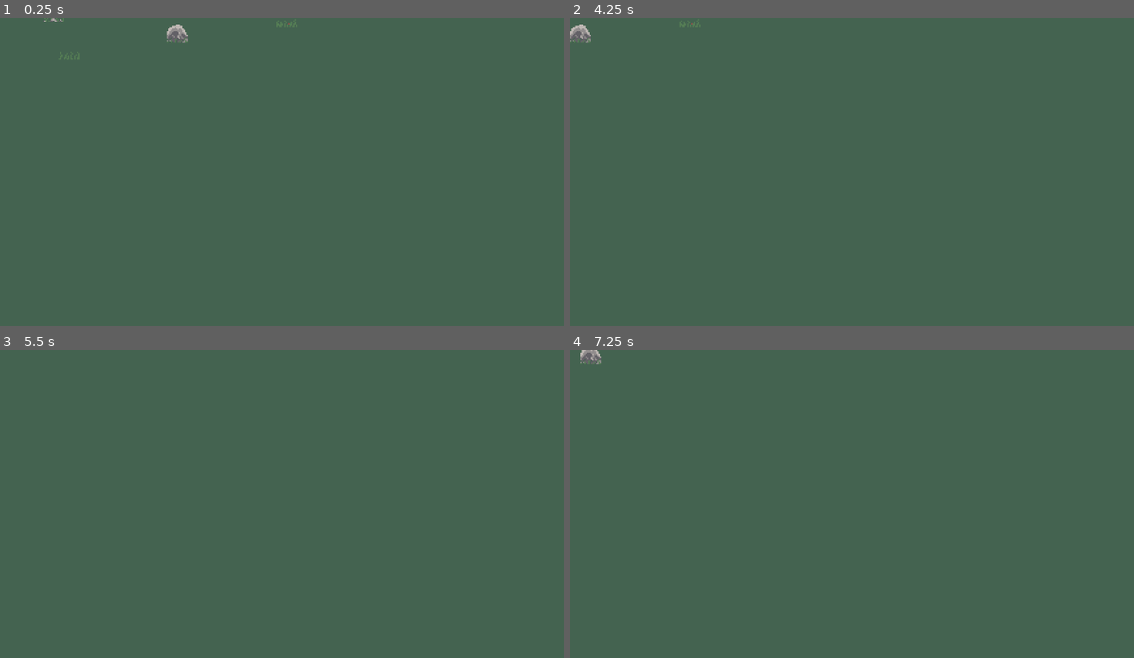
Above: before the commit, frames 1-4 (two rows, left to right).
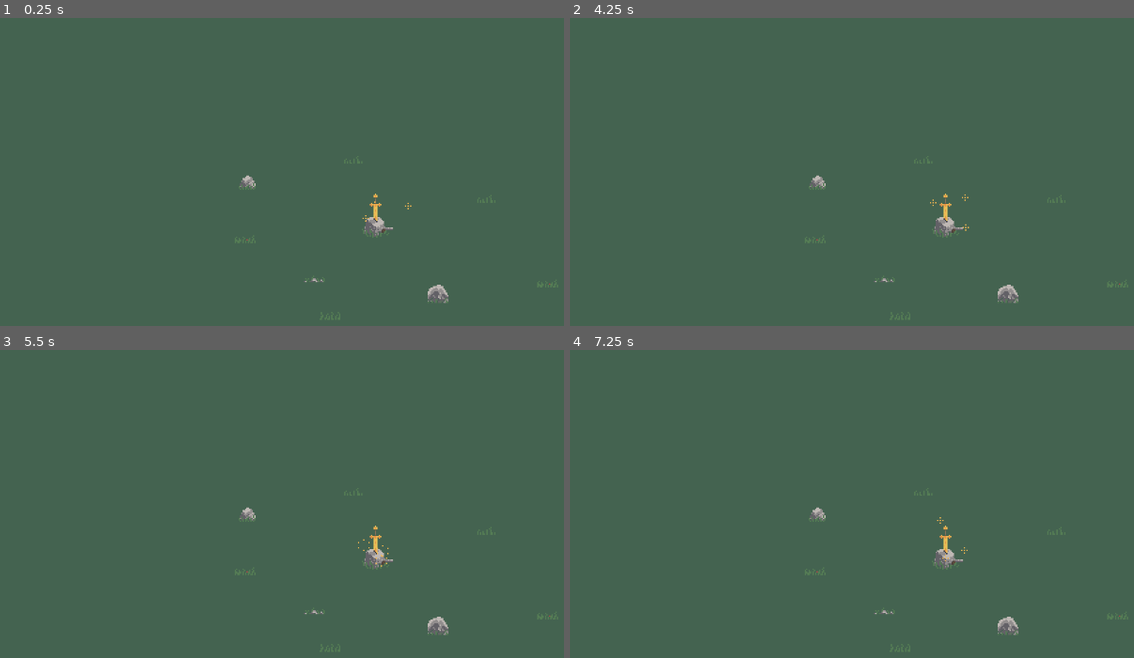
Above: after the commit, the same moments.

Repository: HedgeLizards/gobble
Game: Godot game, scene res://scenes/game.tscn
Same seed, same stepped clock (60 frames per second), same inputs: the game is played once before the commit and once after it. This scene is started directly instead of the project's main scene.
Inputs (mouse positions are in pixels of both pictures, inside the frame that each line leads up to):
- Up to frame 1 (0.25 s): no input
- Up to frame 2 (4.25 s): tap Enter at 0.5, 2.1, 2.75 s; move the mouse to (1111, 208) at 0.52 s; press the mouse at (1111, 208) at 0.53 s; hold D (east) 0.53-1.28 s; move the mouse to (795, 249) at 1.27 s; release the mouse at (795, 249) at 1.28 s; hold S (south) 1.28-2.03 s; click (795, 249) at 1.35 s; tap Space at 2, 3.5 s; move the mouse to (1021, 135) at 2.02 s; press the mouse at (1021, 135) at 2.03 s; hold D (east) 2.03-2.78 s; move the mouse to (908, 313) at 2.77 s; release the mouse at (908, 313) at 2.78 s; hold W (north) 2.78-3.53 s; click (908, 313) at 2.85 s; move the mouse to (outside the picture) at 3.52 s; press the mouse at (outside the picture) at 3.53 s; hold A (west) from 3.53 s (still down)
- Up to frame 3 (5.5 s): move the mouse to (152, 497) at 4.27 s; release the mouse at (152, 497) at 4.28 s; tap Enter at 4.35 s; click (152, 497) at 4.55 s; move the mouse to (411, 559) at 5.02 s; release A (west) at 5.03 s; press the mouse at (411, 559) at 5.03 s; hold S (south) from 5.03 s (still down)
- Up to frame 4 (7.25 s): tap Enter at 5.75, 6.6 s; move the mouse to (835, 454) at 5.77 s; release S (south) at 5.78 s; release the mouse at (835, 454) at 5.78 s; hold D (east) 5.78-6.53 s; click (835, 454) at 5.85 s; tap Space at 6.5 s; move the mouse to (1111, 540) at 6.52 s; press the mouse at (1111, 540) at 6.53 s; hold W (north) from 6.53 s (still down)

The runs differ from the first frame. In frame 1, 0.8% of the frame differs, in the area x 7-99%, y 0-98%; in frame 2, 0.8%; in frame 3, 0.6%; in frame 4, 0.8%.
Error after the commit: Parse Error: Preload file "res://scenes/bullet.tscn" does not exist. (res://scripts/me.gd:6)

Commit message:
player shoots bullets

Diff:
--- a/client/project.godot
+++ b/client/project.godot
@@ -55,6 +55,11 @@
 , Object(InputEventKey,"resource_local_to_scene":false,"resource_name":"","device":-1,"window_id":0,"alt_pressed":false …(186 unchanged characters)…
 ]
 }
+shoot={
+"deadzone": 0.5,
+"events": [Object(InputEventMouseButton,"resource_local_to_scene":false,"resource_name":"","device":-1,"window_id":0,"alt_pressed":false,"shift_pressed":false,"ctrl_pressed":false,"meta_pressed":false,"button_mask":1,"position":Vector2(164, 14),"global_position":Vector2(168, 55),"factor":1.0,"button_index":1,"canceled":false,"pressed":true,"double_click":false,"script":null)
+]
+}
 
 [logging]
 
--- a/client/scenes/game.tscn
+++ b/client/scenes/game.tscn
@@ -18,3 +18,5 @@
 
 [node name="Me" parent="." instance=ExtResource("2_m0nq5")]
 unique_name_in_owner = true
+
+[node name="Projectiles" type="Node2D" parent="."]
--- a/client/scenes/me.tscn
+++ b/client/scenes/me.tscn
@@ -1,13 +1,13 @@
-[gd_scene load_steps=4 format=3 uid="uid://ck2q3henidk1g"]
+[gd_scene load_steps=5 format=3 uid="uid://ck2q3henidk1g"]
 
 [ext_resource type="Script" path="res://scripts/me.gd" id="1_emed8"]
 [ext_resource type="Script" path="res://scripts/camera.gd" id="2_0fe2v"]
+[ext_resource type="Texture2D" uid="uid://dkof7xer4s15o" path="res://assets/Gobbles/Weapons/Gobble_Gun.png" id="3_bclpl"]
 
 [sub_resource type="RectangleShape2D" id="RectangleShape2D_g3144"]
-size = Vector2(32, 32)
+size = Vector2(12, 12)
 
 [node name="Me" type="CharacterBody2D"]
-position = Vector2(200, 200)
 script = ExtResource("1_emed8")
 
 [node name="Sprite2D" type="Sprite2D" parent="."]
@@ -18,3 +18,14 @@
 [node name="Camera2D" type="Camera2D" parent="."]
 zoom = Vector2(4, 4)
 script = ExtResource("2_0fe2v")
+
+[node name="Gun" type="Node2D" parent="."]
+unique_name_in_owner = true
+
+[node name="Muzzle" type="Node2D" parent="Gun"]
+unique_name_in_owner = true
+position = Vector2(10, 0)
+
+[node name="Sprite2D" type="Sprite2D" parent="Gun"]
+position = Vector2(9, 1)
+texture = ExtResource("3_bclpl")
--- a/client/scenes/menu.tscn
+++ b/client/scenes/menu.tscn
@@ -80,7 +80,6 @@
 placeholder_text = "Host..."
 
 [node name="Port" type="LineEdit" parent="VBoxContainer/Connection"]
-auto_translate_mode = 1
 layout_mode = 2
 theme_override_fonts/font = ExtResource("5_dh7dy")
 theme_override_font_sizes/font_size = 32
--- a/client/scripts/me.gd
+++ b/client/scripts/me.gd
@@ -1,6 +1,21 @@
 extends CharacterBody2D
 
 const speed := 10 * 16
+var cooldown := 0.0
+
+const Bullet = preload("res://scenes/bullet.tscn")
 
 func _physics_process(delta):
+	cooldown -= delta
 	move_and_collide(Input.get_vector("west", "east", "north", "south") * delta * speed)
+
+	%Gun.look_at(get_global_mouse_position())
+	if Input.is_action_pressed("shoot") && cooldown < 0:
+		shoot()
+
+func shoot():
+	cooldown = 0.5
+	var bullet = Bullet.instantiate()
+	bullet.position = %Muzzle.global_position
+	bullet.rotation = %Muzzle.global_rotation
+	$'../Projectiles'.add_child(bullet)
